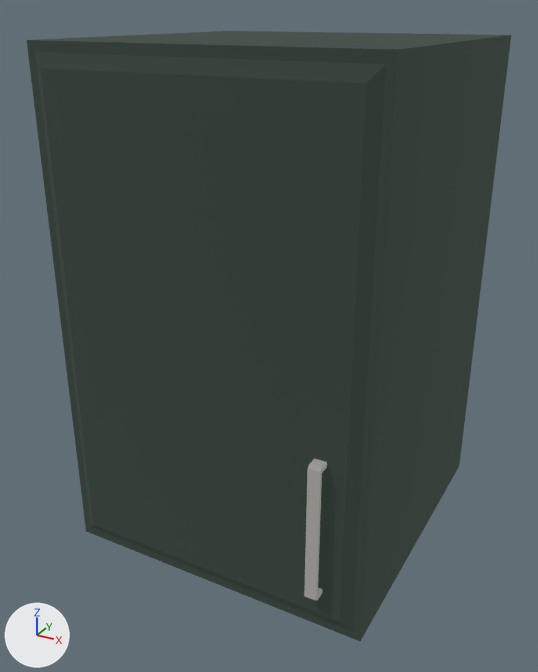
An edit to the glTF model web/public/cartoon/props/q-kitchen-cabinet1.glb, drawn before and after from the same camera.
Before and after are seen from a camera (50 mm lens) standing at (1.05, -2.02, 1.65) and looking at (-0.02, -0.09, 0.68). The lights are fixed; the arrows at lower left show +X, +Y and +Z. The older version comes first. Where no turn or scale is listed for an object, it has been applied to the vertices.

In view in the first picture: 'Kitchen_Cabinet1'.
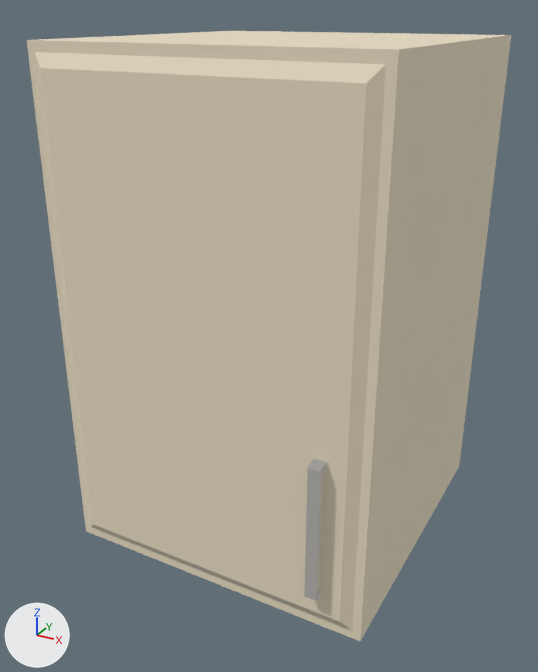
Location of each change, [x1, y1, x2, y2] in pixels of the pictures (538 x 672 px):
'Kitchen_Cabinet1', recoloured (black to grey): [27, 31, 511, 641] in both

The change in detail:
Material 'Kitchen' (mat_kitchen) changes colour from black #212b25 to beige #e6d8bf; in linear values from (0.0153, 0.024, 0.0184) to (0.791, 0.687, 0.521).
